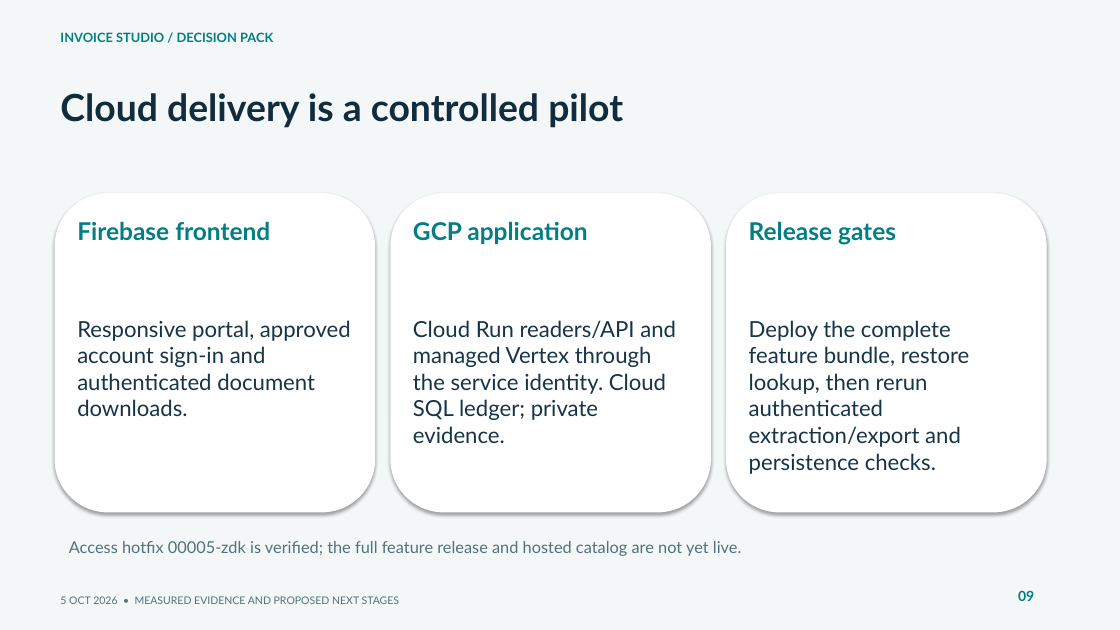
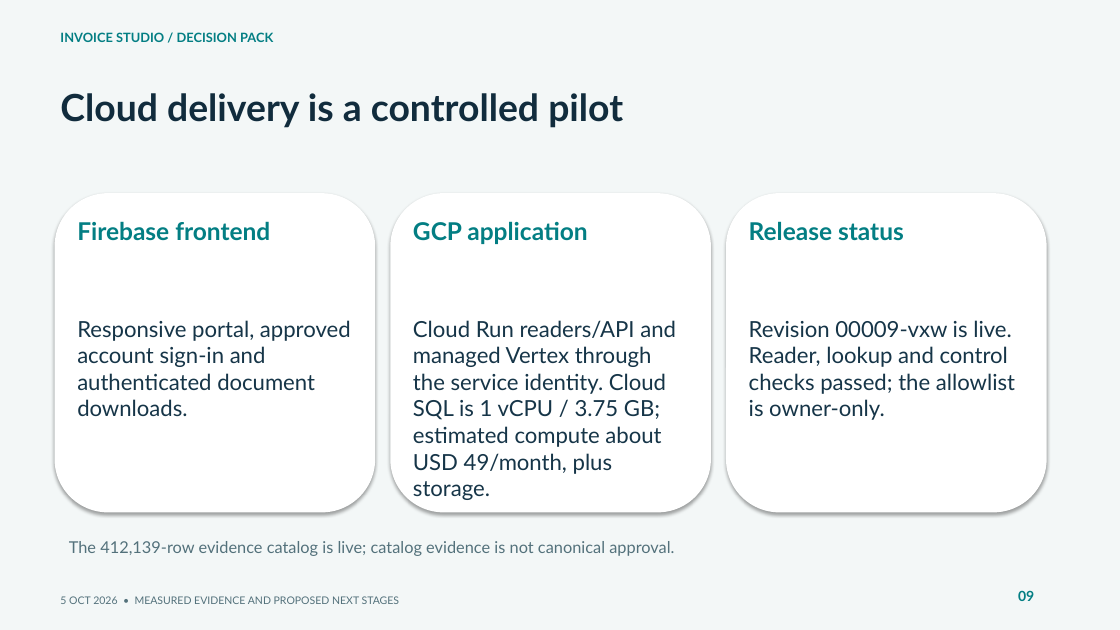
Before and after one commit to muttonkodibiriyani/Inv_studio, a slide deck: slide 9 of docs/delivery/Invoice_Studio_SLT.pptx. Drawn at 1120x630 pixels with LibreOffice and Linux fonts; fonts in the diff are those of the drawing. Boxes give left, top, right and bottom in pixels: in the first picture for what was removed or moved away, otherwise in the second. Text is boxed around its words. In the diff, an @@ line names an element or a change of style, - is before the commit and + after.

Commit message:
Document verified cloud release, reader evidence, and remaining pilot gates

```diff
--- a/docs/delivery/Invoice_Studio_SLT.pptx
+++ b/docs/delivery/Invoice_Studio_SLT.pptx
@@ text at (x1=749, y1=221, x2=904, y2=241): text changed @@
-Release gates
+Release status
@@ text at (x1=413, y1=320, x2=676, y2=500): text changed @@
-Cloud Run readers/API and managed Vertex through the service identity. Cloud SQL ledger; private evidence.
+Cloud Run readers/API and managed Vertex through the service identity. Cloud SQL is 1 vCPU / 3.75 GB; estimated compute about USD 49/month, plus storage.
@@ text at (x1=749, y1=320, x2=1015, y2=420): text changed @@
-Deploy the complete feature bundle, restore lookup, then rerun authenticated extraction/export and persistence checks.
+Revision 00009-vxw is live. Reader, lookup and control checks passed; the allowlist is owner-only.
@@ text at (x1=69, y1=541, x2=674, y2=556): text changed @@
-Access hotfix 00005-zdk is verified; the full feature release and hosted catalog are not yet live.
+The 412,139-row evidence catalog is live; catalog evidence is not canonical approval.
```
Also in this commit, not shown: 11 other slides changed, 1 slide added, 14 other files.
